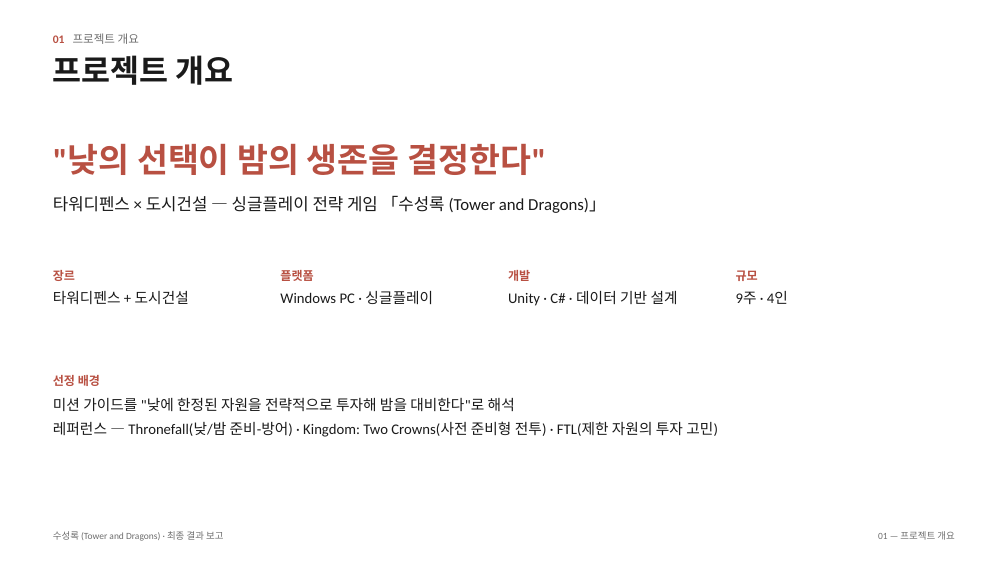
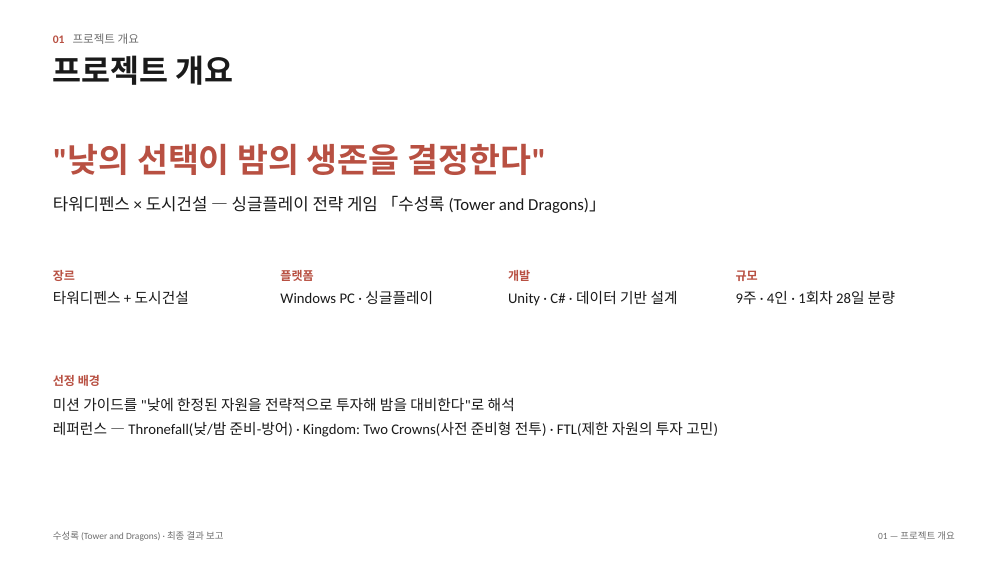
Before and after one commit to JoKangHyeon/TowerAndDragon, a slide deck: slide 3 of Docs/수성록_최종결과보고_초안.pptx. Drawn at 1008x567 pixels with LibreOffice and Linux fonts; fonts in the diff are those of the drawing. Boxes give left, top, right and bottom in pixels: in the first picture for what was removed or moved away, otherwise in the second. Text is boxed around its words. In the diff, an @@ line names an element or a change of style, - is before the commit and + after.

```diff
--- a/Docs/수성록_최종결과보고_초안.pptx
+++ b/Docs/수성록_최종결과보고_초안.pptx
@@ text at [736, 291, 895, 304]: text changed @@
-9주 · 4인
+9주 · 4인 · 1회차 28일 분량
```
Also in this commit, not shown: 9 other slides changed, 7 slides added, 7 slides removed, 12 other files.
